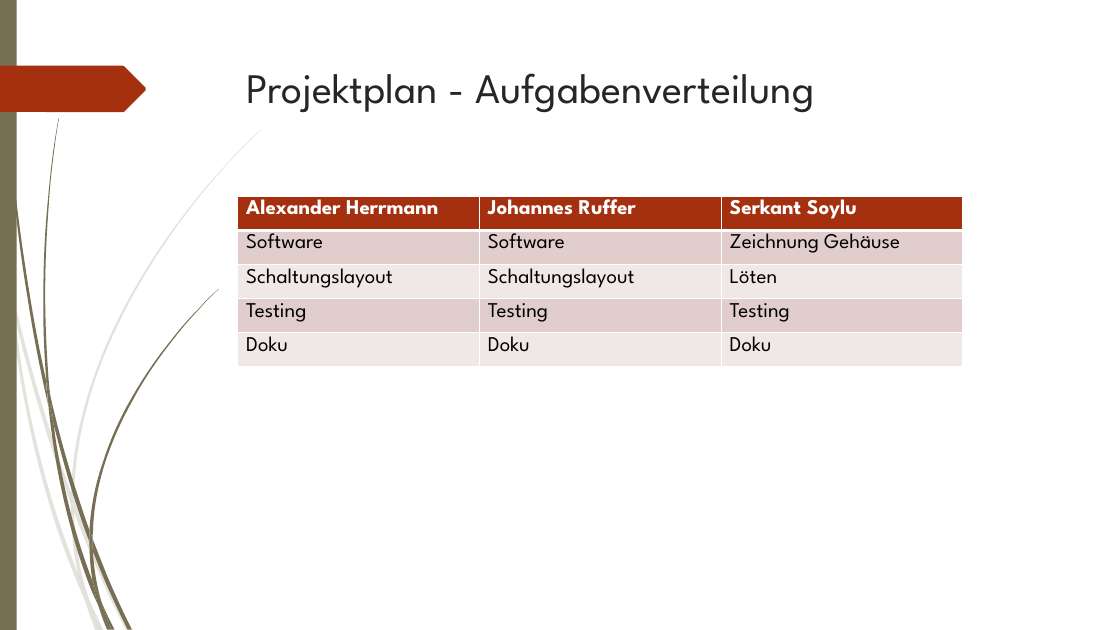
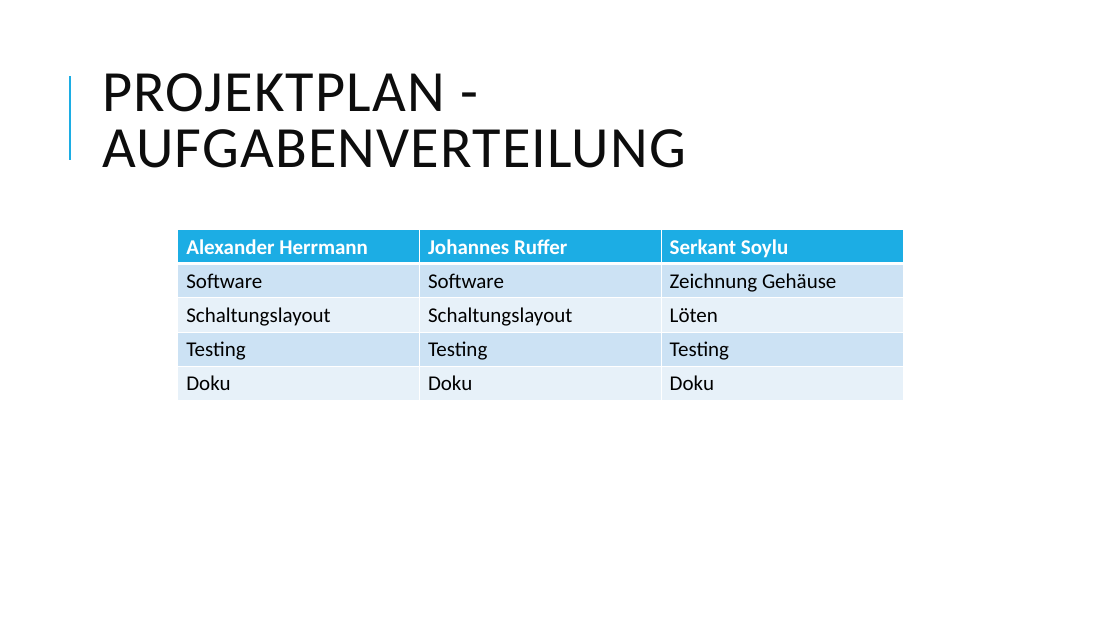
Before and after one commit to johannesdhbw/MC_Projekt, a slide deck: slide 7 of Präsentation/Microcomputertechnik.pptx (slide 6 before the commit). Drawn at 1120x630 pixels with LibreOffice and Linux fonts; fonts in the diff are those of the drawing. Boxes give left, top, right and bottom in pixels: in the first picture for what was removed or moved away, otherwise in the second. Text is boxed around its words. In the diff, an @@ line names an element or a change of style, - is before the commit and + after.

```diff
--- a/Präsentation/Microcomputertechnik.pptx
+++ b/Präsentation/Microcomputertechnik.pptx
@@ rectangle removed at (0,0,17,630) @@
@@ title "PROJEKTPLAN - AUFGABENVERTEILUNG" at (102,73,686,168): vertical alignment top to middle @@
@@ freeform shape removed at (0,66,146,112) @@
@@ line added from (70, 160) to (70, 76), #1CADE4 1.5 pt @@
@@ title at (102,73,686,168): text changed; size 36 to 50 pt; font League Spartan to Calibri; text colour #262626 to #0D0D0D @@
-Projektplan - Aufgabenverteilung
+PROJEKTPLAN - AUFGABENVERTEILUNG
@@ table at (178,230,904,401) @@
@@ fill #A53010 to #1CADE4 in row 1 @@
@@ fill #E1CDCC to #CDE3F5 in 6 cells @@
@@ fill #F0E8E7 to #E8F1FA in 6 cells @@
@@ font League Spartan to Calibri @@
@@ table: place and size @@
-table at (238,196,964,366)
+table at (178,230,904,401)
@@ group removed at (0,129,262,630): 10 freeform shapes @@
@@ group removed at (3,0,218,630): 12 freeform shapes @@
```
Also in this commit, not shown: 10 other slides changed, 1 slide added, 4 other files.
